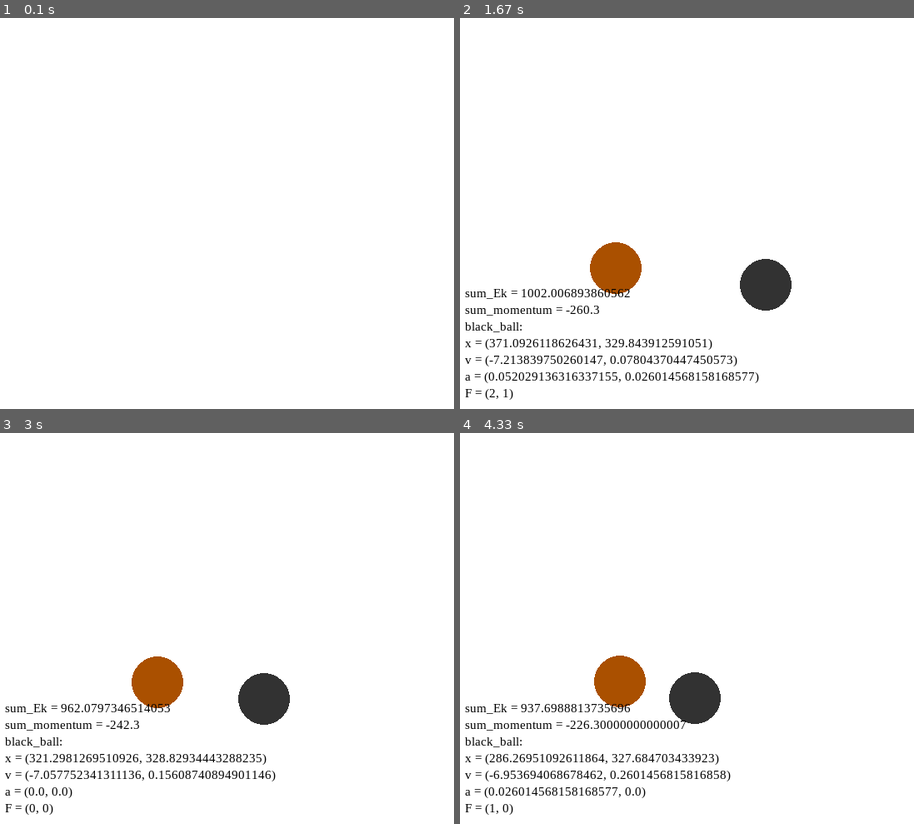
Above: before the commit, frames 1-4 (two rows, left to right).
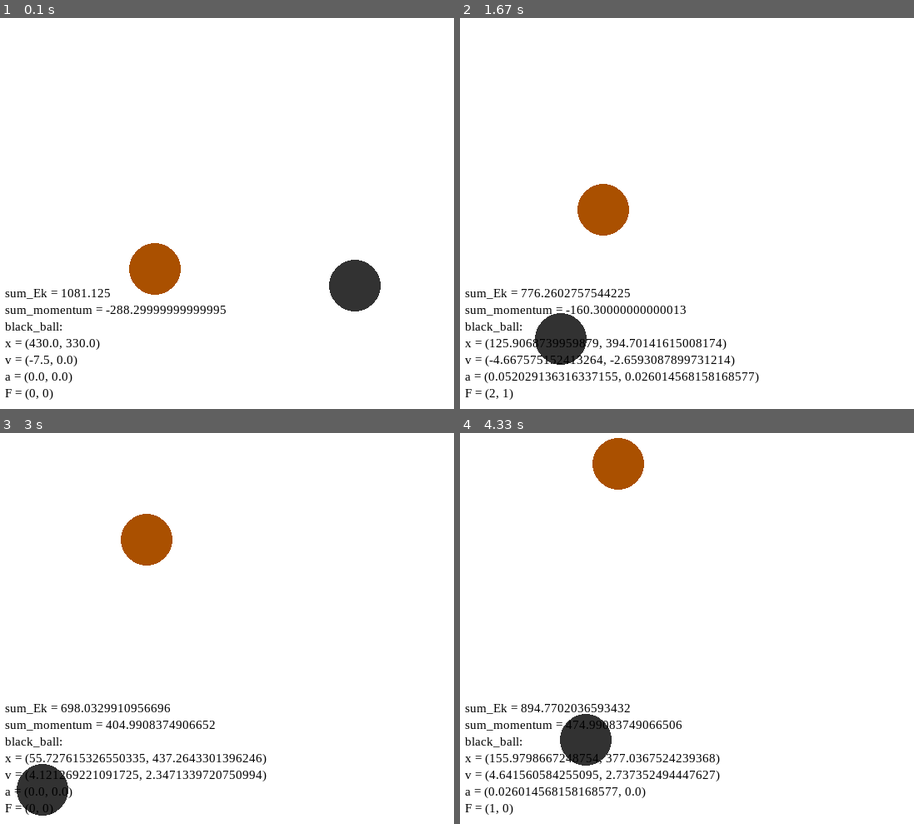
Above: after the commit, the same moments.

Repository: jedrzejboczar/ballWorld
Game: pygame game, started from ballWorld.py
Two runs of this game, one before a commit and one after it. Both use one fixed random seed, a clock stepped at 60 frames per second and the inputs below. The source is Python 2; it was converted automatically to run under Python 3.
Inputs (mouse positions are in pixels of both pictures, inside the frame that each line leads up to):
- Up to frame 1 (0.1 s): no input
- Up to frame 2 (1.67 s): hold Right 0.33-0.8 s; move the mouse to (705, 229) at 0.37 s; hold Up 0.83-1.13 s; move the mouse to (895, 197) at 0.87 s; tap Space at 0.9, 1.23, 1.53 s; hold Right 1.17-1.63 s; move the mouse to (596, 213) at 1.2 s
- Up to frame 3 (3 s): hold Left 1.67-2.2 s; move the mouse to (99, 565) at 1.7 s; tap Space at 1.73, 2.03, 2.3, 2.63, 2.93 s; hold Down 2.23-2.53 s; move the mouse to (340, 483) at 2.27 s; hold Left 2.57-2.97 s; move the mouse to (326, 659) at 2.6 s
- Up to frame 4 (4.33 s): hold Up 3-3.37 s; move the mouse to (732, 491) at 3.03 s; tap Space at 3.07, 3.47, 3.77, 4.13 s; hold Right 3.4-4.03 s; move the mouse to (532, 612) at 3.43 s; hold Down from 4.07 s (still down); move the mouse to (732, 667) at 4.1 s

The runs differ from the first frame. In frame 1, 3.5% of the frame differs, in the area x 1-84%, y 57-98%; in frame 2, 6.2%; in frame 3, 6.3%; in frame 4, 6.4%, in the area x 6-60%, y 1-90%.

Commit message:
Wydaje sie ze teraz countBallCollision_hard dziala poprawnie, ale trzeba naprawic problem nachodzenia na siebie kul. + mozna dorobic wyswietlanie wektorow predkosci :D

Diff:
--- a/ballWorld.py
+++ b/ballWorld.py
@@ -33,7 +33,7 @@
 				o.fx, o.fy = self.gravity
 			self.doPhysics()
 
-		time.sleep(0.1)
+		# time.sleep(0.1)
 
 
 	def draw(self):
@@ -128,43 +128,42 @@
 		cos_alfa = dy / dist
 
 		# predkosci w nowym ukl wspl
-		w1x = o1.vx * cos_alfa + o1.vy * sin_alfa # o1.vx * cos_alfa - o1.vy * sin_alfa
+		w1x = o1.vx * cos_alfa - o1.vy * sin_alfa
 		w1y = o1.vx * sin_alfa + o1.vy * cos_alfa
-		w2x = o2.vx * cos_alfa + o2.vy * sin_alfa # o2.vx * cos_alfa - o2.vy * sin_alfa
+		w2x = o2.vx * cos_alfa - o2.vy * sin_alfa
 		w2y = o2.vx * sin_alfa + o2.vy * cos_alfa
-		print "{} = {} * {} + {} * {}".format(w1x, o1.vx, cos_alfa, o1.vy, sin_alfa)
-		print "{} = {} * {} + {} * {}".format(w1y, o1.vx, sin_alfa, o1.vy, cos_alfa)
-		print "{} = {} * {} + {} * {}".format(w2x, o2.vx, cos_alfa, o2.vy, sin_alfa)
-		print "{} = {} * {} + {} * {}".format(w2y, o2.vx, sin_alfa, o2.vy, cos_alfa)
-		print w1x, w1y, w2x, w2y
+		# print "{} = {} * {} + {} * {}".format(w1x, o1.vx, cos_alfa, o1.vy, sin_alfa)
+		# print "{} = {} * {} + {} * {}".format(w1y, o1.vx, sin_alfa, o1.vy, cos_alfa)
+		# print "{} = {} * {} + {} * {}".format(w2x, o2.vx, cos_alfa, o2.vy, sin_alfa)
+		# print "{} = {} * {} + {} * {}".format(w2y, o2.vx, sin_alfa, o2.vy, cos_alfa)
+		# print w1x, w1y, w2x, w2y
 
 		# w nowym ukladzie zderzenie odbywa sie tylko w jednym wymiarze
 		# wiec wy nie zmieniaja sie
-		# u1x = ((o1.m - o2.m)*w1x + 2*o2.m*w2x) / (o1.m + o2.m)
-		# u2x = ((o2.m - o1.m)*w2x + 2*o1.m*w1x) / (o1.m + o2.m)
-		# u1y = w1y
-		# u2y = w2y
+		u1x = ((o1.m - o2.m)*w1x + 2*o2.m*w2x) / (o1.m + o2.m)
+		u2x = ((o2.m - o1.m)*w2x + 2*o1.m*w1x) / (o1.m + o2.m)
+		u1y = w1y
+		u2y = w2y
 
 		# u1x = w1x
 		# u2x = w2x
 		# u1y = ((o1.m - o2.m)*w1y + 2*o2.m*w2y) / (o1.m + o2.m)
 		# u2y = ((o2.m - o1.m)*w2y + 2*o1.m*w1y) / (o1.m + o2.m)
 
-
-		u1x = -w1x
-		u2x = -w2x
-		u1y = w1y
-		u2y = w2y
-
-		print u1x, u1y, u2x, u2y
+		# u1x = -w1x
+		# u2x = -w2x
+		# u1y = w1y
+		# u2y = w2y
+
+		# print u1x, u1y, u2x, u2y
 
 		# powrot do poprzedniego ukladu
 		o1.vx = u1x * cos_alfa + u1y * sin_alfa
-		o1.vy = u1x * sin_alfa + u1y * cos_alfa # - u1x * sin_alfa + u1y * cos_alfa
+		o1.vy = - u1x * sin_alfa + u1y * cos_alfa
 		o2.vx = u2x * cos_alfa + u2y * sin_alfa
-		o2.vy = u2x * sin_alfa + u2y * cos_alfa # - u2x * sin_alfa + u2y * cos_alfa
-
-		print o1.vx, o1.vy, o2.vx, o2.vy
+		o2.vy = - u2x * sin_alfa + u2y * cos_alfa
+
+		# print o1.vx, o1.vy, o2.vx, o2.vy
 
 
 	def countBallCollision(self, o1, o2):
@@ -174,7 +173,7 @@
 		dx = o1.x - o2.x
 		dy = o1.y - o2.y
 
-		if dist < min(o1.radius, o2.radius):
+		if dist < min(o1.radius, o2.radius) / 8:
 			return	# jak kulka wewnatrz drugiej to niech juz nie liczy kolizji
 
 		# if is_almost_zero(dx) or is_almost_zero(dy):
